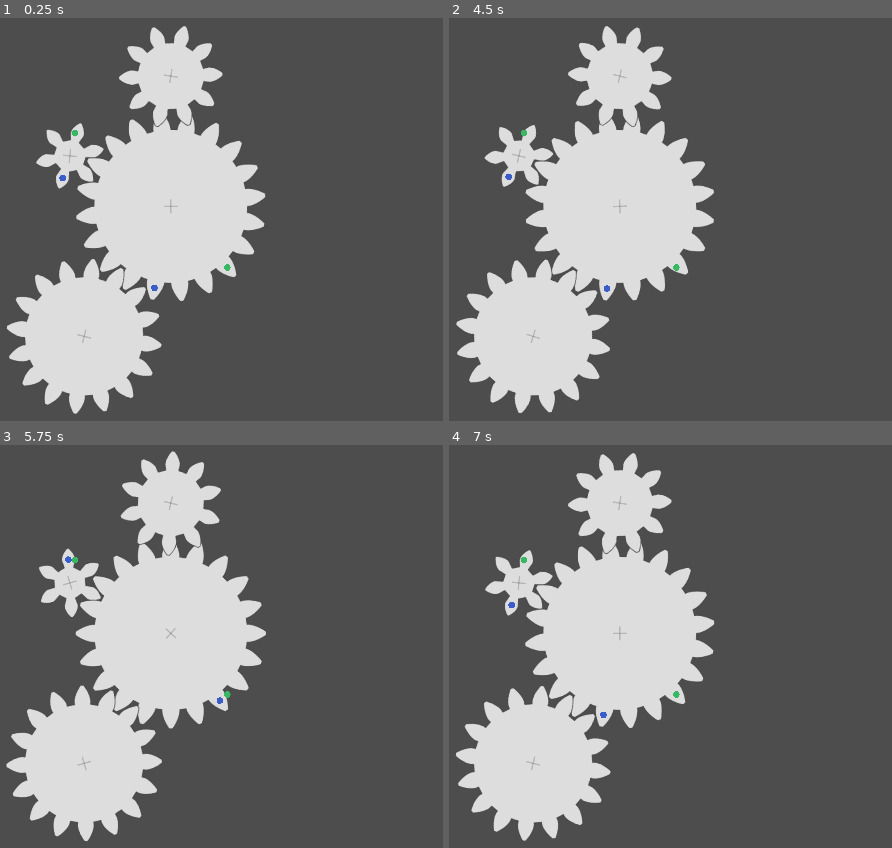
Above: before the commit, frames 1-4 (two rows, left to right).
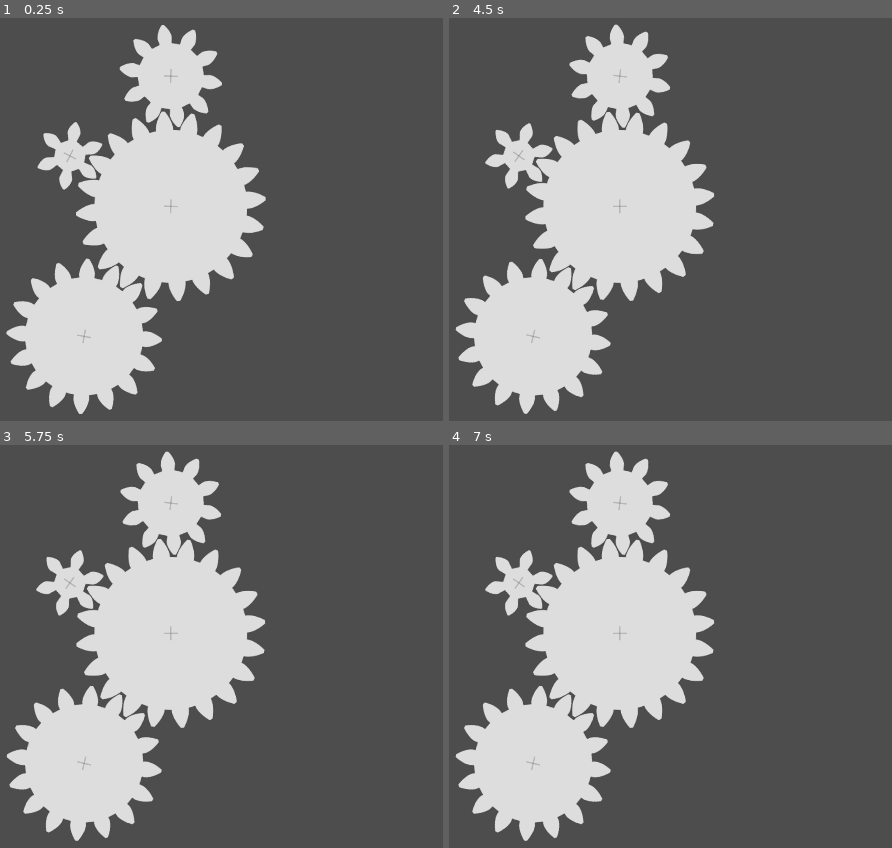
Above: after the commit, the same moments.

Repository: rockgem/yugen-gears
Game: Godot game, scene res://scenes/Main.tscn
Two runs of this game, one before a commit and one after it. Both use one fixed random seed, a clock stepped at 60 frames per second and the inputs below.
Inputs (mouse positions are in pixels of both pictures, inside the frame that each line leads up to):
- Up to frame 1 (0.25 s): no input
- Up to frame 2 (4.5 s): tap Enter at 0.5, 2, 3.5 s; move the mouse to (outside the picture) at 0.52 s; click (outside the picture) at 0.67 s; tap Space at 1.25, 2.75, 4.25 s; move the mouse to (621, 263) at 1.27 s; click (621, 263) at 1.42 s; move the mouse to (860, 142) at 2.02 s; click (860, 142) at 2.17 s; move the mouse to (741, 332) at 2.77 s; click (741, 332) at 2.92 s; move the mouse to (outside the picture) at 3.52 s; click (outside the picture) at 3.67 s; move the mouse to (542, 175) at 4.27 s; click (542, 175) at 4.42 s
- Up to frame 3 (5.75 s): move the mouse to (372, 670) at 5.02 s; click (372, 670) at 5.17 s
- Up to frame 4 (7 s): move the mouse to (661, 557) at 5.77 s; click (661, 557) at 5.92 s; click (781, 694) at 6.5 s, where only the run before the commit has a clickable "Retry"

The runs differ from the first frame. In frame 1, 5.5% of the frame differs, in the area x 1-61%, y 1-99%; in frame 2, 5.5%; in frame 3, 8.4%; in frame 4, 3.4%.

Commit message:
fixed snapping problem

Diff:
--- a/actors/Gear.gd
+++ b/actors/Gear.gd
@@ -1,36 +1,21 @@
 extends Node2D
 
 
-var data = {
-	"ratio": 0.0,
-	"total_ratio": 1,
-	"speed": 0.0,
-	"angle": 0.0,
-	"rotation": 0.0,
-	"joint_angle": 0.0,
-}
+var data = {}
 
 var gear_rotation_direction = 1
 
 var is_rotating = false
 
 func _ready() -> void:
-	#await get_tree().process_frame
-
 	if data:
-		#ManagerGame.set_ratio(self, data['connection'])
-		#ManagerGame.set_rotation(self, data['connection'])
-
-		data['container_dims'] = ManagerGame.generate_gear_dimension(data['n_teeth'], float(2 * float(data['radius']))) + 48
-		data['speed'] = ManagerGame.fix2(data['total_ratio'] * ManagerGame.RPM) / 10
-
 		$Sprite2D.texture = load('res://art/g_%s.png' % str(data['n_teeth']))
 		global_position.x = data['x']
 		global_position.y = data['y']
-		#rotation_degrees = data['angle']
+		rotation_degrees = data['angle']
 
 		var new_shape = CircleShape2D.new()
-		new_shape.radius = data['container_dims'] / 2
+		new_shape.radius = data['container_dims'] / 2 + 26
 		$Area2D/CollisionShape2D.shape = new_shape
 
 		if data.has('dot'):
--- /dev/null
+++ b/actors/ModGear.gd
@@ -0,0 +1,47 @@
+extends Node
+class_name ModGear
+
+var N
+var P
+var D
+var A
+var PA
+var parentID
+var rot
+var gearangle
+var ratio
+var totalratio
+var jointangle
+var baseangle
+var rsc
+var offsetx
+var offsety
+var x
+var y
+var svg
+var w
+var dim
+var axlejoint
+
+func _init(N, P, A, parentID, gearangle, baseangle, rsc, svg, w, dim, PA=27) -> void:
+	self.N = N
+	self.P = P
+	self.D = self.N / self.P
+	self.A = A
+	self.PA = PA
+	self.parentID = parentID
+	self.rot = 0
+	self.gearangle = gearangle
+	self.ratio = 1
+	self.totalratio = 1
+	self.jointangle = A
+	self.baseangle = baseangle
+	self.rsc = rsc
+	self.offsetx = 0
+	self.offsety = 0
+	self.x = 0
+	self.y = 0
+	self.svg = svg
+	self.w = w
+	self.dim = dim
+	self.axlejoint = false
--- a/project.godot
+++ b/project.godot
@@ -21,7 +21,6 @@
 
 [display]
 
-window/size/always_on_top=true
 window/stretch/mode="canvas_items"
 window/stretch/aspect="keep_height"
 
--- a/reso/gear_input.json
+++ b/reso/gear_input.json
@@ -1,26 +1,12 @@
 {
   "0": {
-	"x": 200,
-	"y": 200,
-	"extra_x": 200,
-	"extra_y": 200,
+	"x": 345.3444185374863,
+	"y": 85.17220926874313,
 	"radius": 4,
-	"n_teeth": 6,
+	"n_teeth": 10,
 	"is_movable": false,
 	"is_rotatable": true,
-	"connection": 1,
-	"dot": [
-		{
-		"color": "blue",
-		"offset": -10.0,
-		"teeth_index": 2
-		},
-		{
-		"color": "green",
-		"offset": -10.0,
-		"teeth_index": 5
-		}
-	]
+	"connection": 1
   },
   "1": {
 	"x": 345.3444185374863,
@@ -44,13 +30,27 @@
 	]
   },
   "2": {
-	"x": 345.3444185374863,
-	"y": 85.17220926874313,
+	"x": 200,
+	"y": 200,
+	"extra_x": 200,
+	"extra_y": 200,
 	"radius": 4,
-	"n_teeth": 10,
+	"n_teeth": 6,
 	"is_movable": false,
 	"is_rotatable": true,
-	"connection": 1
+	"connection": 1,
+	"dot": [
+		{
+		"color": "blue",
+		"offset": -10.0,
+		"teeth_index": 2
+		},
+		{
+		"color": "green",
+		"offset": -10.0,
+		"teeth_index": 5
+		}
+	]
   },
   "3": {
 	"x": 220.5368743868098,
--- a/scenes/Main.gd
+++ b/scenes/Main.gd
@@ -5,39 +5,24 @@
 
 
 func _ready() -> void:
-	ManagerGame.main_ref = self
+	ManagerGame.generate_imgs_and_data()
 
-	var gears_data = get_data("res://reso/gear_input.json")
+	for gear in ManagerGame.final_json:
+		var g = load("res://actors/Gear.tscn").instantiate()
+		g.data = ManagerGame.final_json[gear]
 
-	var g = load("res://actors/Gear.tscn")
-
-	var count = 0
-	for gear in gears_data:
-		var ng = g.instantiate()
-		ng.data.merge(gears_data[gear])
-		ng.data['id'] = count
-
-		gears.append(ng)
-
-		count += 1
-
-	ManagerGame.calculate_gears_data()
-
-	for gear in gears:
-		add_child(gear)
-
-	calculate_rotations()
+		add_child(g)
 
 
-func _physics_process(delta: float) -> void:
-	var all_dots_in = true
-	for dot in get_tree().get_nodes_in_group('Dot'):
-		if dot.has_dot == false:
-			all_dots_in = false
-			break
-
-	if all_dots_in:
-		ManagerGame.game_win.emit()
+#func _physics_process(delta: float) -> void:
+	#var all_dots_in = true
+	#for dot in get_tree().get_nodes_in_group('Dot'):
+		#if dot.has_dot == false:
+			#all_dots_in = false
+			#break
+	#
+	#if all_dots_in:
+		#ManagerGame.game_win.emit()
 
 
 func get_data(path):
--- a/scripts/ManagerGame.gd
+++ b/scripts/ManagerGame.gd
@@ -7,72 +7,128 @@
 var currently_clicked_gear = null
 var main_ref = null
 
+var AM = 180/PI
 var RPM = 6
-var AM = 180 / PI
+var gears = []
 var rot = 0
-
-
-func calculate_gears_data():
-	for gear in main_ref.gears:
-		var parent_id = int(gear.data['connection'])
-
-		set_ratio(gear, parent_id)
-		#set_rotation(gear, parent_id)
-
-
-func get_gear_with_id(id: int):
-	var gears = main_ref.gears
-	var final_gear = null
-
-	for gear in gears:
-		if gear.data['id'] == id:
-			final_gear = gear
-
-			break
-
-	return final_gear
-
-
-func generate_gear_dimension(teeth_amount, P):
-	var scale = 100
-	var OD = (teeth_amount + 2)/P
-	var RD = (teeth_amount - 2.3)/P
-
-	var real_w = ceil(RD / 2 * scale) * 2
-
-	return real_w
-
-
-func set_ratio(self_gear, parent_id):
-	var parent_gear = get_gear_with_id(parent_id)
-
-	if parent_gear == null:
-		return
-
-	self_gear.data['ratio'] = parent_gear.data['n_teeth'] / self_gear.data['n_teeth']
-	self_gear.data['total_ratio'] = parent_gear.data['total_ratio'] * self_gear.data['ratio']
-
-
-func set_rotation(self_gear, parent_id):
-	var parent_gear = get_gear_with_id(parent_id)
-
-	var y_dif = -1 * (parent_gear.data['y'] - self_gear.data['y'])
-	var x_dif = parent_gear.data['x'] - self_gear.data['x']
-
-	var angle = rad_to_deg(atan2(y_dif, x_dif))
-	var rot = 180 - ((parent_gear.data['rotation'] + angle) * self_gear.data['ratio']) - angle
-
-	self_gear.data['angle'] = fix6(rot + angle)
-	self_gear.data['joint_angle'] = angle
-
-
-func calculate_angle(gear1: Vector2, gear2: Vector2):
-	var x_diff = gear2.x - gear1.x
-	var y_diff = -1 * (gear2.y - gear1.y)
-
-	var angle = rad_to_deg(atan2(y_diff, x_diff))
-
-	return angle
+var gears_data = []
+var angles_dict = {}
+
+var final_json = {}
+
+func import_gears_from_file(file_path):
+	#var file = open(file_path)
+	#
+	#var data = json.load(file)
+
+	var file = FileAccess.open("res://reso/gear_input.json", FileAccess.READ)
+	var j = JSON.new()
+	j.parse(file.get_as_text())
+
+	var data = j.data
+
+	# iterate through the geard IDs
+	for gear_id in range(len(data)):
+		var gear_data = data[str(gear_id)]
+
+		gears_data.append(gear_data)
+
+
+func calculate_angles(gears):
+	for gear_ind in range(len(gears_data)):
+		if gears_data[gear_ind]['connection'] != -1:
+
+			var curr_gear = gears[gear_ind]
+			var parent_gear = gears[curr_gear['connection']]
+
+			var gear1 = Vector2(parent_gear['x'], parent_gear['y'])
+			var gear2 = Vector2(curr_gear['x'], curr_gear['y'])
+			var y_diff = -1 * (gear2[1] - gear1[1])
+			var x_diff = gear2[0] - gear1[0]
+			var dist = sqrt(pow((gear2[0] - gear1[0]), 2) + pow((gear2[1] - gear1[1]), 2))
+
+			var angle
+			if dist == 0:
+				angle = 0
+			else:
+				# angle = math.degrees(math.asin(y_diff/dist)) * math.degrees(math.acos(x_diff/dist))
+				angle = rad_to_deg(atan2(y_diff, x_diff))
+
+			angles_dict[str(gear_ind)] = angle
+		else:
+			angles_dict[str(gear_ind)] = 0
+
+
+func converting_svgs_to_pngs(i):
+	pass
+
+	# for i in range(len(gears)):
+
+	#with open(f'imgs/g_{i}.svg', 'a+') as f:
+		#f.write(gears[i].svg)
+
+
+	# converting from svg to png
+	# for i in range(len(gears)):
+
+	#cairosvg.svg2png(url=f'imgs/g_{i}.svg', write_to=f'imgs/g_{i}.png')
+	#os.remove(os.getcwd() + f'\imgs\g_{i}.svg')
+
+func update_json_file():
+	var data = {}
+
+	for i in gears.size():
+		var new_gear = {}
+
+		new_gear['x'] = gears_data[i]['x']
+		new_gear['y'] = gears_data[i]['y']
+
+		if gears[i].parentID != -1:
+			pass
+			#new_gear['x'] = gears[i].x
+			#new_gear['y'] = gears[i].y
+		else:
+			new_gear['extra_x'] = gears[i].x
+			new_gear['extra_y'] = gears[i].y
+
+		new_gear['radius'] = gears_data[i]['radius']
+		new_gear['n_teeth'] = gears_data[i]['n_teeth']
+		new_gear['is_movable'] = gears_data[i]['is_movable']
+		new_gear['is_rotatable'] = gears_data[i]['is_rotatable']
+		new_gear['image'] = ''
+		new_gear['connection'] = gears_data[i]['connection']
+		new_gear['container_dims'] = gears[i].dim
+		new_gear['angle'] = fix6(gears[i].rot + gears[i].baseangle)
+		new_gear['speed'] = fix2(gears[i].totalratio * RPM) / 10
+		#new_gear['width'] = gears_data[i]['w']
+
+		data[str(i)] = new_gear
+
+	final_json = data
+
+
+func polar_to_linear(p):
+	var r = p['r']
+	var a = p['a']
+
+	a = (int((a + 360)) % 360) / AM
+	var x = cos( a ) * r
+	var y = -sin( a ) * r
+
+	return {'x': x, 'y': y}
+
+
+func linear_to_polar(c):
+	var x = c['x']
+	var y = c['y']
+
+	var r = sqrt(x*x + y*y)
+	var a = asin( y/r ) * AM
+
+	if x < 0:   a = 180 - a
+	a = int((a + 360)) % 360
+
+	return {'r': r, 'a': a}
 
 
 func fix6(v):
@@ -81,3 +137,236 @@
 
 func fix2(v):
 	return round(100 * v) / 100
+
+
+func pt(r, a):
+	return {'r': r, 'a': a}
+
+
+func create_svg_gear(N, D, P, ID, PA=27):
+	var scale = 100
+	var OD = (N + 2)/P
+	var RD = (N - 2.3)/P
+	var BC = D * cos(PA * PI/180)
+	var CP = PI / P
+	var rmin = RD / 2
+	var rmax = OD / 2
+	var rbase = BC / 2
+	var pts = []
+	var ac = 0
+	var aca = 0
+	var w = ceil( OD / 2 * scale) * 2
+	var h = w
+
+	var real_w = ceil(RD / 2 * scale) * 2
+
+	var out = ''
+
+	w = w + scale
+	h = w
+
+	#svg = f'<?xml version="1.0" encoding="utf-8"?><svg version="1.2" class="svggear" xmlns="http://www.w3.org/2000/svg" xmlns:xlink="http://www.w3.org/1999/xlink" x="0px" y="0px" width="{w}px" height="{h}px" viewBox="{(-w/2)} {(-h/2)} {w} {h}" overflow="scroll" xml:space="preserve">'
+
+	# calculate
+	# first point
+	pts.append(pt(rmin, 0))
+
+	# loop variables
+	var i = 1
+	var pn = 0
+	var step = 0.1
+	var first = true
+	var fix = 0
+	while i < 100:
+		# get a point
+		var bpl = polar_to_linear( pt( rbase, -i) )       # base point linear
+		var length = ((rbase * PI * 2) / 360) * i    # length
+		var opl = polar_to_linear( pt( length, -i + 90) ) # add line
+		var np = linear_to_polar( {'x': bpl['x'] + opl['x'], 'y': bpl['y'] + opl['y']} )
+
+		if np['r'] >= rmin:
+			if first:
+				first = false
+				step = (2/N) * 10
+
+			if np['r'] < D / 2:
+				ac = np['a']
+				aca = i
+
+			if np['r'] > rmax:
+				fix += 1        # !!!!! atentie aici
+				if fix < 10:
+					i -= step
+					step /= 2
+					continue
+
+				np['r'] = rmax
+				pts.append(np)
+				#add_pts( np )
+				pn += 1
+				break
+
+			pts.append(np)
+			pn += 1
+
+		i += step
+
+	# tukrozes
+	var fa = 360 / N            # final a
+	var ma = fa / 2 + 2 * ac    # mirror a
+	var fpa = 0 if (fa - ma) > 0 else -(fa - ma) / 2    # first point a
+	var m = len(pts)
+
+	pts[0] = pt( rmin, fpa )    # fix first point a
+	while pts[m - 1]['a'] > ma/2:
+		pts.splice(m-1, 1)
+		m -= 1
+		pn -= 1
+
+	i = pn
+	while i >= 0:
+		var bp = pts[i]
+		var na = ma - bp['a']
+
+		pts.append(pt( bp['r'], na ))
+
+		i -= 1
+
+	# repeat
+	i = 1
+	m = len(pts)
+	while i < N:
+		var p_ind = 0
+		while p_ind < m:
+			var bp = pts[p_ind]
+			var na = bp['a'] + fa * i
+
+			pts.append(pt( bp['r'], na ))
+
+			p_ind += 1
+
+		i += 1
+
+
+	# print points maybe
+	#out += f'<path id="gearpoly{ID}" data-id="{ID}" class="gear" fill="#ddd" stroke="#444" stroke-width="1" stroke-miterlimit="10" d="M'
+
+	var pts_index = 0
+	while pts_index < len(pts):
+		var point = polar_to_linear( pts[pts_index] )
+		#out += str(fix6( point['x'] * scale )) + ',' + str(fix6( point['y'] * scale )) + ' '
+
+		pts_index += 1
+
+	#out += 'z"/>'
+
+
+	# center cross
+	#out += '<g class="guides"><polyline fill="none" stroke="#444" stroke-width="0.5" stroke-miterlimit="10" points="'
+	#out += '10,0 -10,0"/>'
+	#out += '<polyline fill="none" stroke="#444" stroke-width="0.5" stroke-miterlimit="10" points="'
+	#out += '0,10 0,-10"/></g>'
+
+	# first tooth marker
+	# zpr = 1.57/P/4
+	# zp = polar_to_linear( pt( D/2, ma/2 ) )
+	# out += f'<circle fill="red" class="firstmarker" stroke="none" stroke-miterlimit="10" cx="{fix6(zp["x"]*scale)}" cy="{fix6(zp["y"]*scale)}" r="{fix6(zpr*scale)}"/>'
+
+
+	#svg += out+'</svg>'
+
+	# print(w)
+
+	return {'svg': null,
+			'dfx': null,
+			'svgdata': '',
+			'gearangle': fa,
+			'baseangle': ac,
+			'rsc': D * scale/2,
+			'w': w,
+			'h': h,
+			'dim': real_w}
+
+
+func rotate_gears(ID: int):
+	#ID = ID or 0
+	var gear = gears[ID]
+	if ID == 0:
+		gear.rot = rot - gear.jointangle
+	else:
+		var parentgear = gears[ gear.parentID ]
+
+		if gear.axlejoint:
+			gear.rot = parentgear.rot-gear.jointangle
+		else:
+			gear.rot = 180 - ((parentgear.rot + gear.jointangle) * gear.ratio) - gear.jointangle
+
+
+func position_gears(ID: int, x, y):
+	#self.ID = ID or 0
+	var gear = gears[ID]
+	var parentID = gear.parentID
+
+	if parentID >= 0:
+		var parentgear = gears[ parentID ]
+
+		gear.ratio = parentgear.N / gears[ID].N
+
+		var dist = parentgear.rsc + gear.rsc
+
+		gear.offsetx = cos( gear.jointangle / AM) * dist
+		gear.offsety = -sin( gear.jointangle / AM ) * dist
+
+		gear.totalratio = parentgear.totalratio * gear.ratio
+
+		gear.x = parentgear.x + gear.offsetx
+		gear.y = parentgear.y + gear.offsety
+	else:
+		gear.x = x
+		gear.y = y
+
+
+func generate_imgs_and_data():
+	import_gears_from_file('gear_input.json')
+
+	calculate_angles(gears_data)
+
+	for ind in range(len(gears_data)):
+
+		var gear = gears_data[ind]
+
+		var gear_data = create_svg_gear(gear['n_teeth'],
+									float(gear['n_teeth']) / float(2 * float(gear['radius'])),
+									float(2 * float(gear['radius'])), ind)
+
+		var rsc = gear_data['rsc']
+		var gearangle = gear_data['gearangle']
+		var baseangle = gear_data['baseangle']
+		var svg = gear_data['svg']
+		var width = gear_data['w']
+		var dim = gear_data['dim']
+
+		# ang = -90
+
+		# if gear['connection'] != -1:
+		#     ang = angles_dict[str(ind)]
+
+		gears.append(ModGear.new(
+							gear['n_teeth'],
+							float(2 * float(gear['radius'])),
+							angles_dict[str(ind)],
+							gear['connection'],
+							gearangle,
+							baseangle,
+							rsc,
+							svg,
+							width,
+							dim))
+
+	for i in gears.size():
+		position_gears(i, gears_data[i]['x'], gears_data[i]['y'])
+		rotate_gears(i)
+
+		converting_svgs_to_pngs(i)
+
+	update_json_file()
